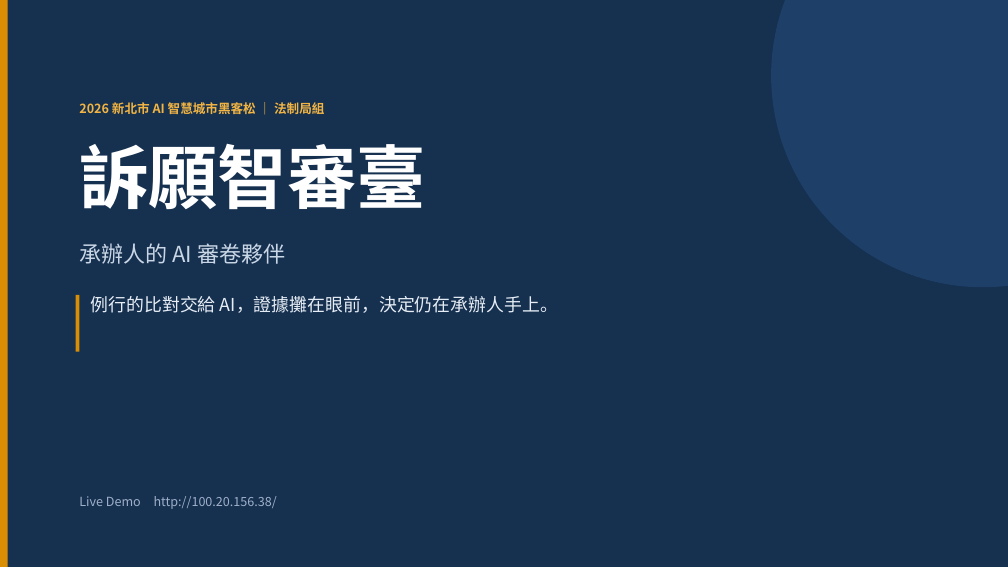
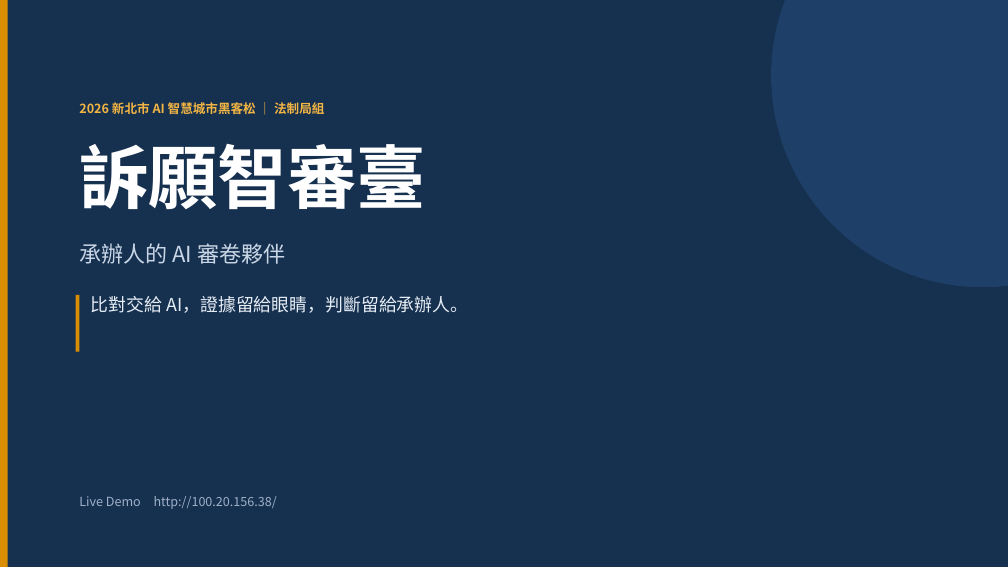
Before and after one commit to KevinMursh/hackathon_wisxxxx, a slide deck: slide 1 of docs/提案/提案簡報-訴願智審臺.pptx. Drawn at 1008x567 pixels with LibreOffice and Linux fonts; fonts in the diff are those of the drawing. Boxes give left, top, right and bottom in pixels: in the first picture for what was removed or moved away, otherwise in the second. Text is boxed around its words. In the diff, an @@ line names an element or a change of style, - is before the commit and + after.

```diff
--- a/docs/提案/提案簡報-訴願智審臺.pptx
+++ b/docs/提案/提案簡報-訴願智審臺.pptx
@@ text at bbox=[91, 296, 468, 313]: text changed @@
-例行的比對交給 AI，證據攤在眼前，決定仍在承辦人手上。
+比對交給 AI，證據留給眼睛，判斷留給承辦人。
```
Also in this commit, not shown: 2 other slides changed, 2 other files.
